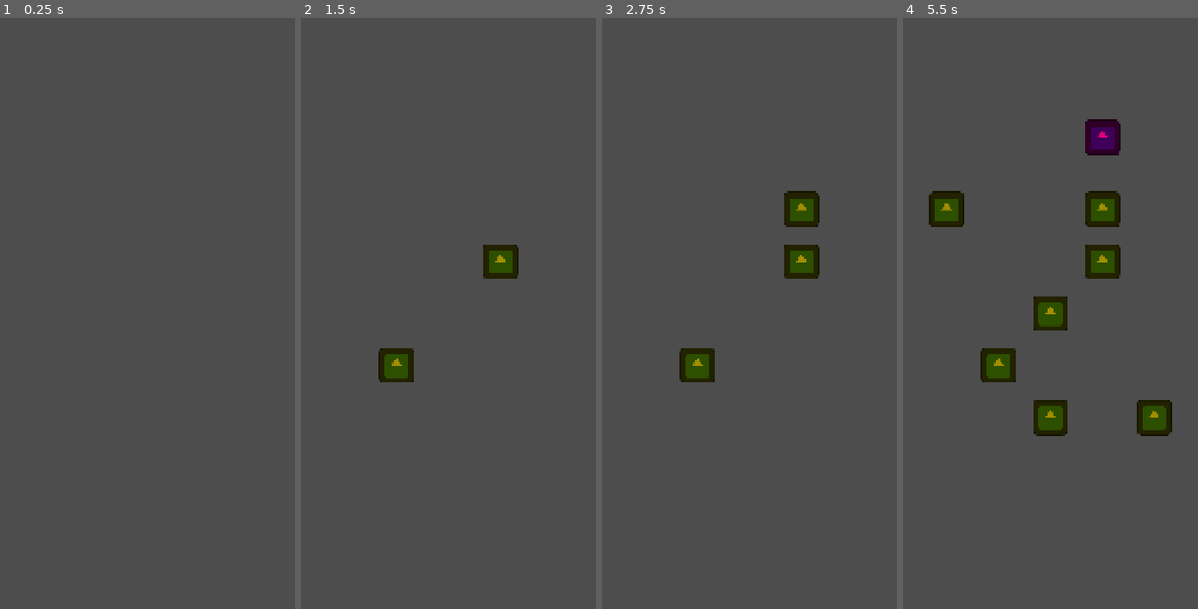
Above: before the commit, frames 1-4 (left to right).
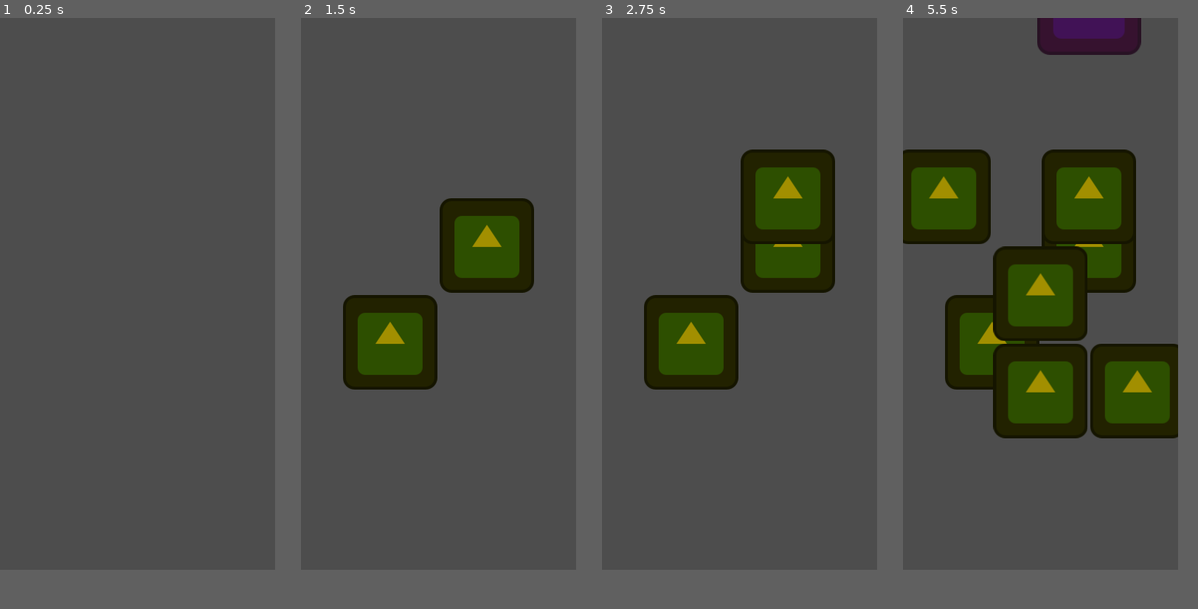
Above: after the commit, the same moments.

Repository: wzh954671682/Game
Game: Godot game, scene res://Scenes/BattleTest.tscn
The game is run twice, just before and just after one commit, with the same random seed, the same clock (stepped at 60 frames per second) and the same inputs. The project has no main scene, so this scene is started directly. The engine's default icon, where the game draws it, is replaced by a stand-in: a white triangle on a blue panel in a dark square.
Inputs (mouse positions are in pixels of both pictures, inside the frame that each line leads up to):
- Up to frame 1 (0.25 s): no input
- Up to frame 2 (1.5 s): tap Enter at 0.5 s; move the mouse to (513, 283) at 0.52 s; click (513, 283) at 0.67 s; tap Space at 1.25 s; move the mouse to (389, 343) at 1.27 s; click (389, 343) at 1.42 s
- Up to frame 3 (2.75 s): tap Enter at 2 s; move the mouse to (779, 183) at 2.02 s; click (779, 183) at 2.17 s
- Up to frame 4 (5.5 s): tap Space at 2.75, 5 s; move the mouse to (1035, 431) at 2.77 s; click (1035, 431) at 2.92 s; move the mouse to (1139, 402) at 3.52 s; click (1139, 402) at 3.67 s; tap Enter at 4.25 s; move the mouse to (962, 224) at 4.27 s; click (962, 224) at 4.42 s; move the mouse to (1065, 313) at 5.02 s; click (1065, 313) at 5.17 s
In our replay, the window is 400x800 before the commit and 373x747 after it. These sizes can differ from the game's own. Grey fills any space a smaller window leaves; there, only what the larger window draws over its background counts as a difference.

The runs differ from the first frame. In frame 1, only the window size differs. In frame 2, 9.5% of the frame differs, in the area x 14-79%, y 30-63%; in frame 3, 12%; in frame 4, 29%, in the area x 0-94%, y 0-72%.

Commit message:
Phase 7完成

Diff:
--- a/Scripts/Entities/Enemy.gd
+++ b/Scripts/Entities/Enemy.gd
@@ -2,17 +2,19 @@
 
 ## Enemy entity that moves downward each frame. Supports pausing
 ## via set_paused() so heroes can freeze it during interception.
+## When HP reaches 0 through take_damage(), plays a death animation
+## (scale → 0 + fade) and emits GameEvents.enemy_died.
 
 @export var move_speed: float = 100.0
 @export var max_health: int = 100
 @export var wall_damage: int = 1
 
-var _current_health: int = max_health
+var current_hp: int = max_health
 var _is_paused: bool = false
 
 
 func _ready() -> void:
-	_current_health = max_health
+	current_hp = max_health
 
 
 func _physics_process(delta: float) -> void:
@@ -30,5 +32,30 @@
 	_is_paused = is_paused
 
 
+func take_damage(amount: int) -> bool:
+	current_hp -= amount
+	if current_hp <= 0:
+		_die()
+		return true
+	return false
+
+
+func _die() -> void:
+	set_process(false)
+	set_physics_process(false)
+	monitoring = false
+	monitorable = false
+
+	GameEvents.enemy_died.emit(global_position)
+
+	var tween: Tween = create_tween()
+	tween.set_parallel(true)
+	tween.tween_property(self, "scale", Vector2.ZERO, 0.3).set_trans(Tween.TRANS_BACK)
+	tween.tween_property(self, "modulate:a", 0.0, 0.3)
+
+	await tween.finished
+	queue_free()
+
+
 func _bottom_boundary() -> float:
 	return get_viewport().get_visible_rect().size.y
--- a/Scripts/Entities/Hero.gd
+++ b/Scripts/Entities/Hero.gd
@@ -5,24 +5,39 @@
 ## Call init_hero(data) after instantiation to configure from a template.
 
 @export var max_block_count: int = 1
+@export var attack_power: int = 10
+@export var attack_speed: float = 1.0  # attacks per second
+
 var current_blocked_enemies: Array[Node2D] = []
 
 @onready var block_raycast: RayCast2D = $RayCast2D
 
 const DETECT_INTERVAL: float = 0.1
 var _detect_accumulator: float = 0.0
+var _attack_cooldown: float = 0.0
 
 
 func _physics_process(delta: float) -> void:
+	# Interception scan at 10 Hz
 	_detect_accumulator += delta
-	if _detect_accumulator < DETECT_INTERVAL:
-		return
-	_detect_accumulator -= DETECT_INTERVAL
-	try_intercept()
+	if _detect_accumulator >= DETECT_INTERVAL:
+		_detect_accumulator -= DETECT_INTERVAL
+		try_intercept()
+
+	# Attack logic: ticks every frame, fires at attack_speed intervals
+	if not current_blocked_enemies.is_empty():
+		_attack_cooldown -= delta
+		if _attack_cooldown <= 0.0:
+			_attack_cooldown = 1.0 / attack_speed
+			_attack_current_target()
+	else:
+		_attack_cooldown = 0.0
 
 
 func init_hero(data: Dictionary) -> void:
 	max_block_count = data.get("block_count", 1)
+	attack_power = data.get("base_atk", 10)
+	attack_speed = 1.0
 
 
 func try_intercept() -> void:
@@ -48,3 +63,32 @@
 		enemy.set_paused(true)
 
 	print("[Intercepted] 英雄拦截怪物: %s (当前拦截数: %d/%d)" % [enemy.name, current_blocked_enemies.size(), max_block_count])
+
+
+func _attack_current_target() -> void:
+	_cleanup_dead_enemies()
+
+	if current_blocked_enemies.is_empty():
+		return
+
+	var target: Node2D = current_blocked_enemies[0]
+	if not is_instance_valid(target):
+		current_blocked_enemies.pop_front()
+		return
+
+	var target_name: String = target.name
+
+	if target.has_method("take_damage"):
+		var killed: bool = target.take_damage(attack_power)
+		if killed:
+			current_blocked_enemies.pop_front()
+			VFXManager.hit_stop(0.05)
+			print("[Kill] 英雄击杀怪物: %s (剩余拦截: %d)" % [target_name, current_blocked_enemies.size()])
+
+
+func _cleanup_dead_enemies() -> void:
+	var i: int = current_blocked_enemies.size() - 1
+	while i >= 0:
+		if not is_instance_valid(current_blocked_enemies[i]):
+			current_blocked_enemies.remove_at(i)
+		i -= 1
--- a/project.godot
+++ b/project.godot
@@ -26,8 +26,8 @@
 
 [display]
 
-window/size/viewport_width=1080
-window/size/viewport_height=2160
+window/size/viewport_width=373
+window/size/viewport_height=747
 window/stretch/mode="canvas_items"
 window/stretch/aspect="expand"
 
